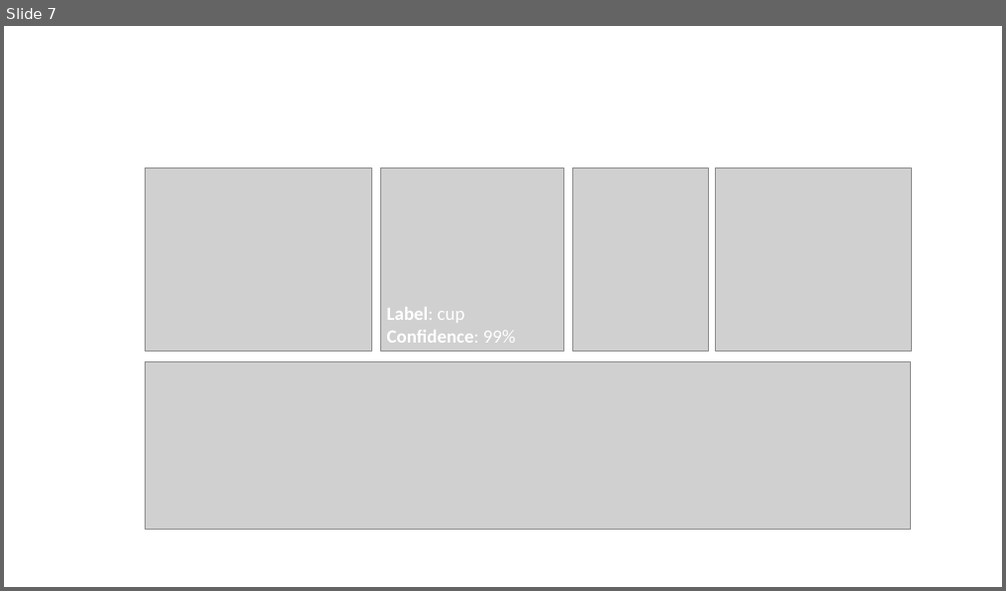
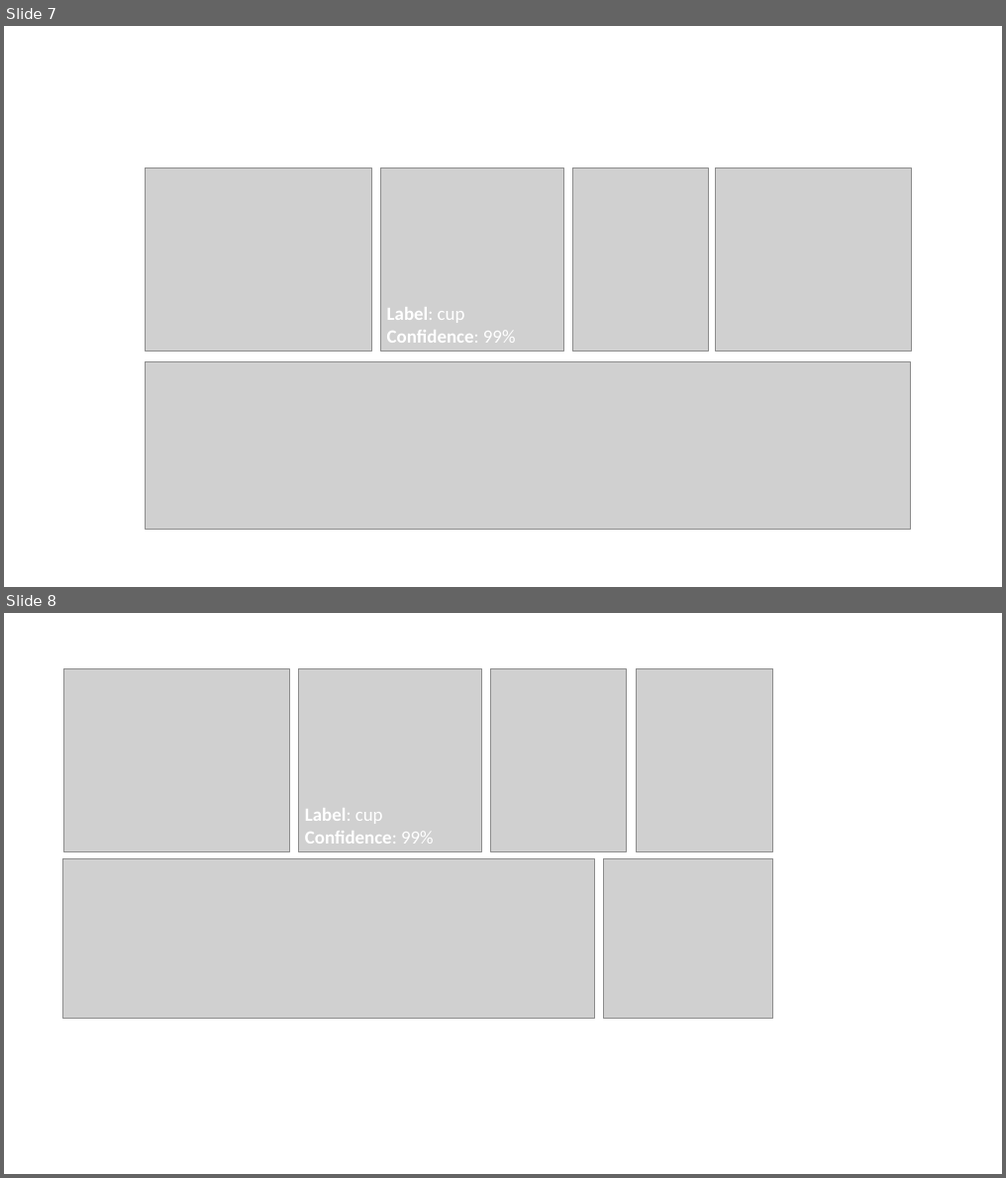
Before and after one commit to microsoft/computervision-recipes, a slide deck: scenarios/media/figures.pptx. Shown one above the other, each under a label of ours: slide 7 before the commit, slides 7 and 8 after it. The pictures are 1006x591 and 1006x1178 pixels, drawn with LibreOffice and Linux fonts; fonts in the diff are those of the drawing; grey boxes stand for pictures. Boxes give left, top, right and bottom in pixels: in the first picture for what was removed or moved away, otherwise in the second. Text is boxed around its words. In the diff, an @@ line names an element or a change of style, - is before the commit and + after.

```diff
--- a/scenarios/media/figures.pptx
+++ b/scenarios/media/figures.pptx
@@ slide 8 added at (x1=4, y1=613, x2=1002, y2=1174), background #FFFFFF @@
@@ picture added at (x1=63, y1=668, x2=289, y2=852) @@
@@ picture added at (x1=298, y1=668, x2=481, y2=852) @@
@@ picture added at (x1=491, y1=668, x2=626, y2=852) @@
@@ picture added at (x1=636, y1=668, x2=773, y2=852) @@
@@ text added at (x1=305, y1=808, x2=434, y2=844), 18 pt, text #FFFFFF, bold @@
+Label: cup
+Confidence: 99%
@@ picture added at (x1=62, y1=860, x2=595, y2=1019) @@
@@ picture added at (x1=604, y1=860, x2=773, y2=1019) @@
```
Also in this commit, not shown: 22 other files.
